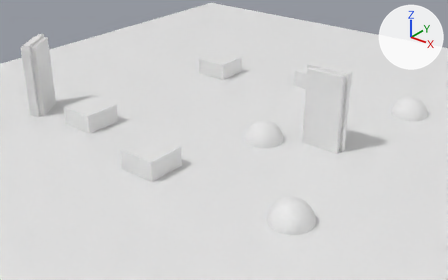
Before and after pictures for a commit that changed the Blender file scenes/basic_portals.blend.
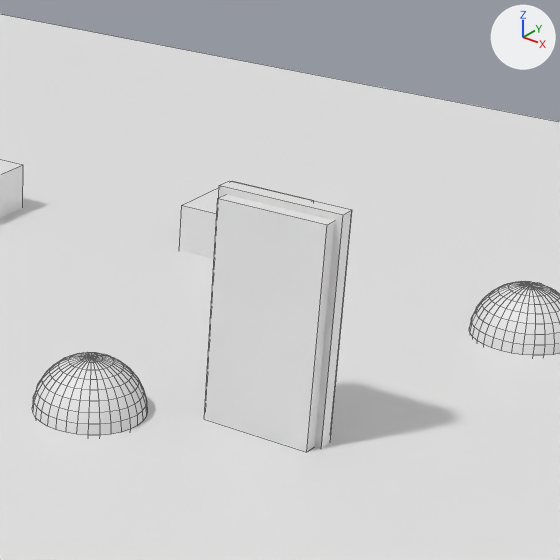
The first picture shows the older version from a 50 mm camera at (17.8, -25.3, 14.0) aimed at (-1.6, -1.1, -1.0). The close-ups show both versions on the part from 52% to 94% of the width and 1% to 68% of the height of that picture; other places that the commit changed are outside them. Lighting does not change. The marker at upper right points along +X, +Y and +Z. The close-ups show mesh edges as thin lines.

The scene before the commit, as lines of its bpy script (objects in view):
```python
me_cube = bpy.data.meshes.new('Cube')
me_cube.from_pydata(...)  # 16 vertices, 12 faces; spans x -1.0..1.0, y -1.0..1.0, z -1.0..1.0
me_portal1 = bpy.data.meshes.new('Portal1')
me_portal1.from_pydata(...)  # a box spanning x -1.0..1.0, y -0.4..0.4, z -2.0..2.0
me_sphere_001 = bpy.data.meshes.new('Sphere.001')
me_sphere_001.from_pydata(...)  # a UV sphere (32 segments, 16 rings, poles along z) spanning x -1.0..1.0, y -1.0..1.0, z -1.0..1.0
ob_cube_004 = bpy.data.objects.new('Cube.004', me_cube)
ob_cube_004.location = (4.0, 0.0, 2.0)
ob_cube_004.scale = (1.13, 0.149, 2.12)
ob_portal1 = bpy.data.objects.new('Portal1', me_portal1)
ob_portal1.location = (4.0, 0.0, 1.99)
ob_sphere_001 = bpy.data.objects.new('Sphere.001', me_sphere_001)
ob_sphere_001.location = (1.25, -1.34, 0.0)
# also in view: 'Sphere.002' at (5.8, 6.5, 0.0); 'Cube.002' at (-6.9, 5.2, 0.0); 'Ground' at (0.0, 0.0, 0.0); 'Cube.003' at (-0.8, 7.2, 0.0)
```
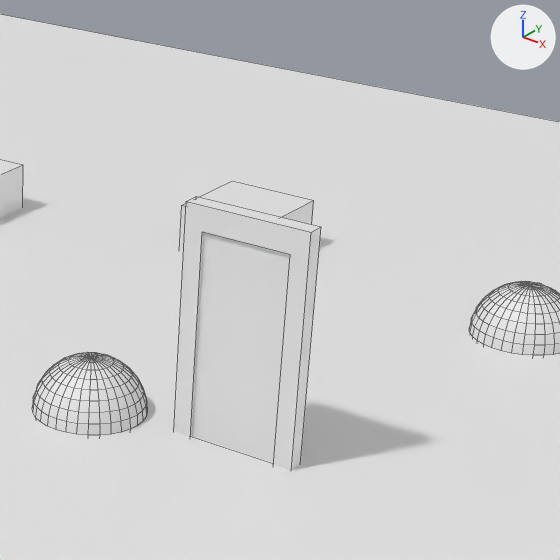
Boxes [x1, y1, x2, y2] around the edits, measured in the close-ups (560 x 560 px):
'Portal1', mesh rescaled, moved: before [204, 194, 335, 452]; after [192, 232, 290, 463]
'Cube.004', moved: before [219, 181, 352, 449]; after [174, 196, 321, 470]

What the commit changed:
me_portal1 has 8 vertices, 6 faces and spans x -1.0..1.0, y -0.4..0.4, z -2.0..2.0.
me_portal1 is used by ob_portal1; location (4.0, 0.0, 1.99).
me_portal1 part 1: the whole mesh is scaled about its middle by (1, 0.25, 1).
Object 'Portal1' (ob_portal1) moves from (4.0, 0.0, 1.99) to (4.0, -1.0, 1.99).
Object 'Cube.004' (ob_cube_004) moves from (4.0, 0.0, 2.0) to (4.0, -1.0, 2.0).
